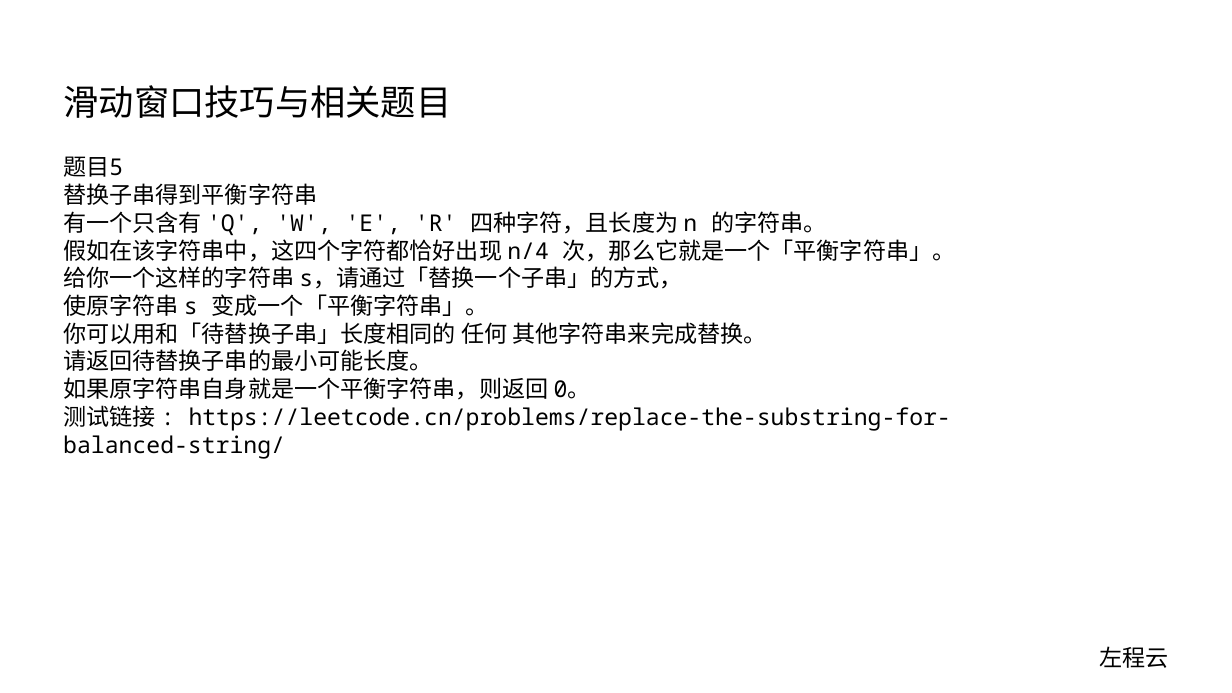
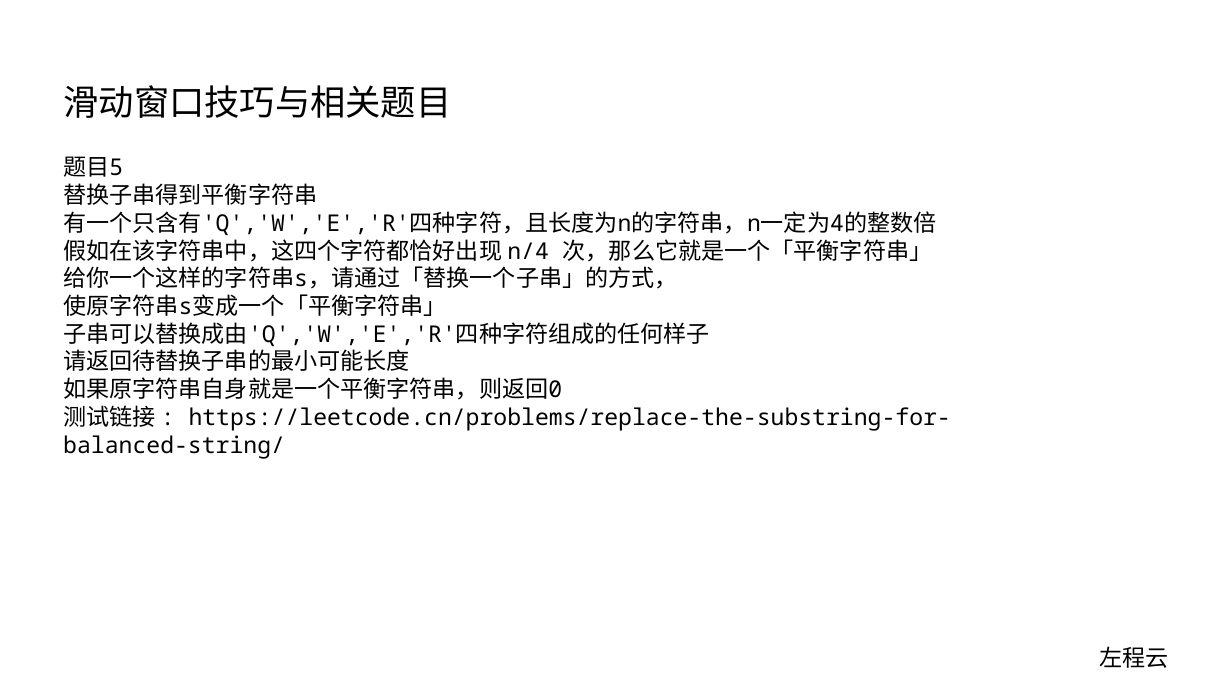
Before and after one commit to algorithmzuo/algorithm-journey, a slide deck: slide 6 of ppt/算法讲解049【必备】滑动窗口技巧与相关题目.pptx. Drawn at 1232x693 pixels with LibreOffice and Linux fonts; fonts in the diff are those of the drawing. Boxes give left, top, right and bottom in pixels: in the first picture for what was removed or moved away, otherwise in the second. Text is boxed around its words. In the diff, an @@ line names an element or a change of style, - is before the commit and + after.

Commit message:
modify code

```diff
--- a/ppt/算法讲解049【必备】滑动窗口技巧与相关题目.pptx
+++ b/ppt/算法讲解049【必备】滑动窗口技巧与相关题目.pptx
@@ text at <box>63,211,936,400</box>: text changed @@
-有一个只含有 'Q', 'W', 'E', 'R' 四种字符，且长度为 n 的字符串。
-假如在该字符串中，这四个字符都恰好出现 n/4 次，那么它就是一个「平衡字符串」。
-给你一个这样的字符串 s，请通过「替换一个子串」的方式，
-使原字符串 s 变成一个「平衡字符串」。
-你可以用和「待替换子串」长度相同的 任何 其他字符串来完成替换。
-请返回待替换子串的最小可能长度。
-如果原字符串自身就是一个平衡字符串，则返回 0。
+有一个只含有'Q','W','E','R'四种字符，且长度为n的字符串，n一定为4的整数倍
+假如在该字符串中，这四个字符都恰好出现 n/4 次，那么它就是一个「平衡字符串」
+给你一个这样的字符串s，请通过「替换一个子串」的方式，
+使原字符串s变成一个「平衡字符串」
+子串可以替换成由'Q','W','E','R'四种字符组成的任何样子
+请返回待替换子串的最小可能长度
+如果原字符串自身就是一个平衡字符串，则返回0
```
